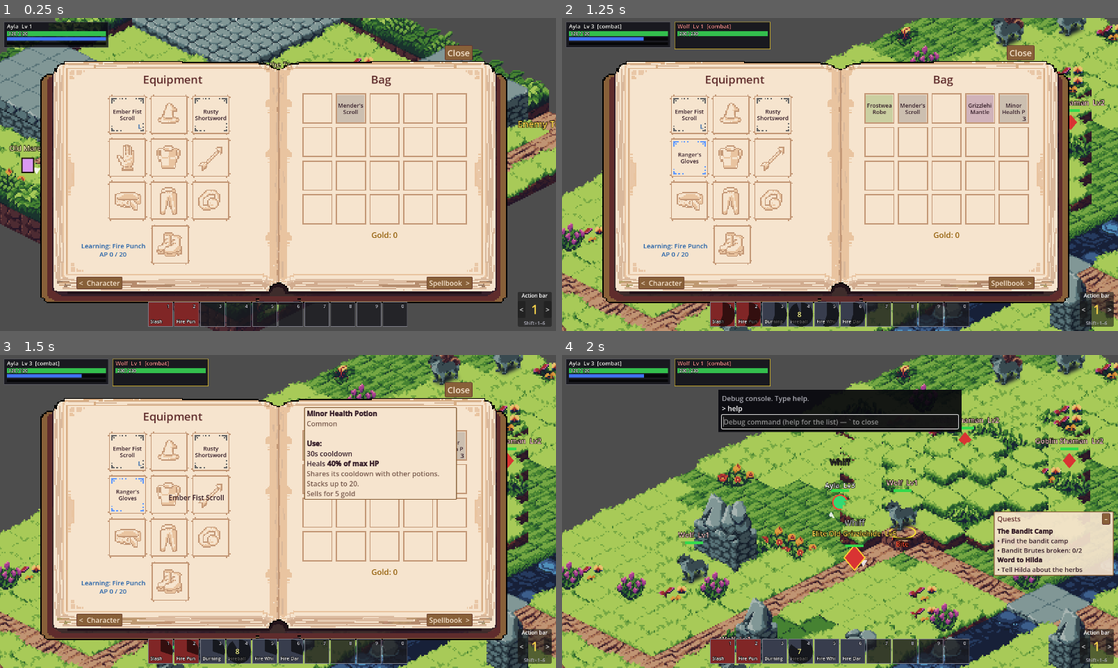
Above: before the commit, frames 1-4 (two rows, left to right).
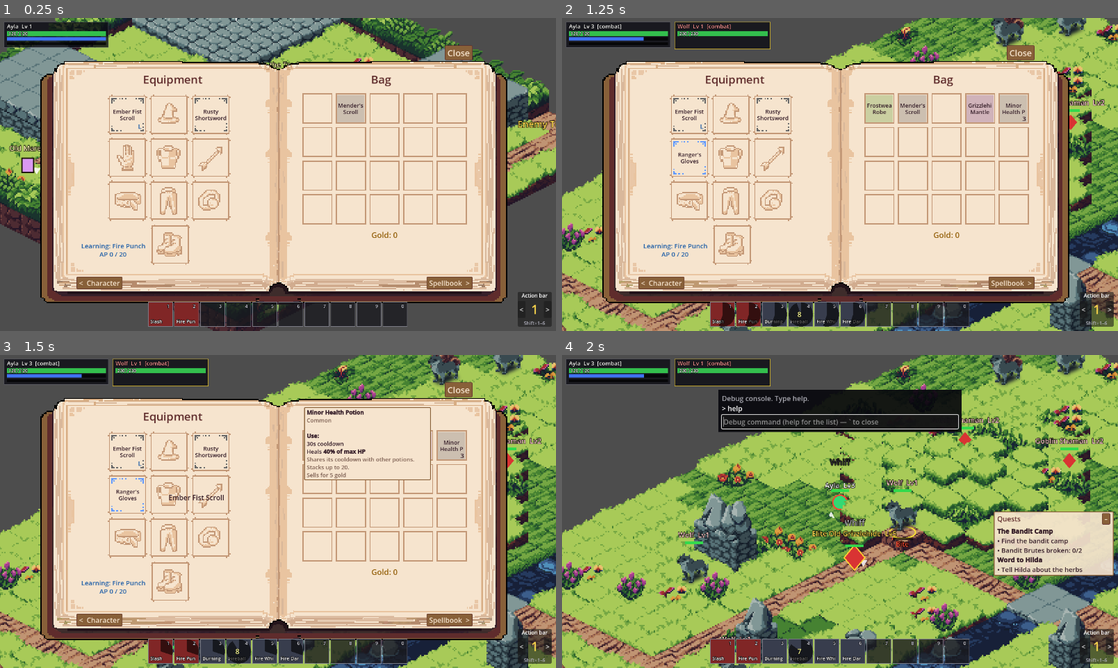
Above: after the commit, the same moments.

Repository: victorduvergermacarons-lang/Final-Wars
Game: Godot game, scene res://tests/visual/shots.tscn
Same seed, same stepped clock (60 frames per second), same inputs: the game is played once before the commit and once after it. This scene is started directly instead of the project's main scene.
Inputs (mouse positions are in pixels of both pictures, inside the frame that each line leads up to):
- Up to frame 1 (0.25 s): no input
- Up to frame 2 (1.25 s): tap Enter at 0.5 s; drag from (617, 33) to (895, 105) at 0.52 s
- Up to frame 3 (1.5 s): drag from (127, 452) to (250, 574) at 1.27 s
- Up to frame 4 (2 s): no input

Frames 1-2 are identical in both runs. In frame 3, 2.0% of the frame differs, in the area x 54-83%, y 16-47%; in frame 4, nothing differs.

Commit message:
Tooltips open faster and are smaller
User request. Every tooltip opens after 0.15 s (was Godot's 0.5 s);
item tooltips and paper tooltips use text 13, item tooltips 280 wide.

Co-Authored-By: Claude Opus 5.5 <noreply@anthropic.com>

Diff:
--- a/project.godot
+++ b/project.godot
@@ -31,6 +31,10 @@
 
 enabled=PackedStringArray("res://addons/gut/plugin.cfg")
 
+[gui]
+
+timers/tooltip_delay_sec=0.15
+
 [rendering]
 
 textures/canvas_textures/default_texture_filter=0
--- a/ui/item_tooltip.gd
+++ b/ui/item_tooltip.gd
@@ -81,8 +81,8 @@
 	return l
 
 
-const TOOLTIP_WIDTH := 340.0
-const TOOLTIP_FONT_SIZE := 16
+const TOOLTIP_WIDTH := 280.0
+const TOOLTIP_FONT_SIZE := 13
 const BLUE := UiPalette.BLUE
 const TARGETING := ["", "Targeted", "Skillshot", "Ground", "Self"]
 
--- a/ui/ui_palette.gd
+++ b/ui/ui_palette.gd
@@ -61,6 +61,7 @@
 
 	t.set_stylebox("panel", "TooltipPanel", _box(PAPER, LEATHER, 2, 6))
 	t.set_color("font_color", "TooltipLabel", INK)
+	t.set_font_size("font_size", "TooltipLabel", ItemTooltip.TOOLTIP_FONT_SIZE)
 	t.set_stylebox("panel", "PopupMenu", _box(PAPER, LEATHER, 2, 4))
 	t.set_stylebox("hover", "PopupMenu", _box(PAPER_SHADE, PAPER_SHADE))
 	t.set_color("font_color", "PopupMenu", INK)
Not shown, changed: CLAUDE.md
